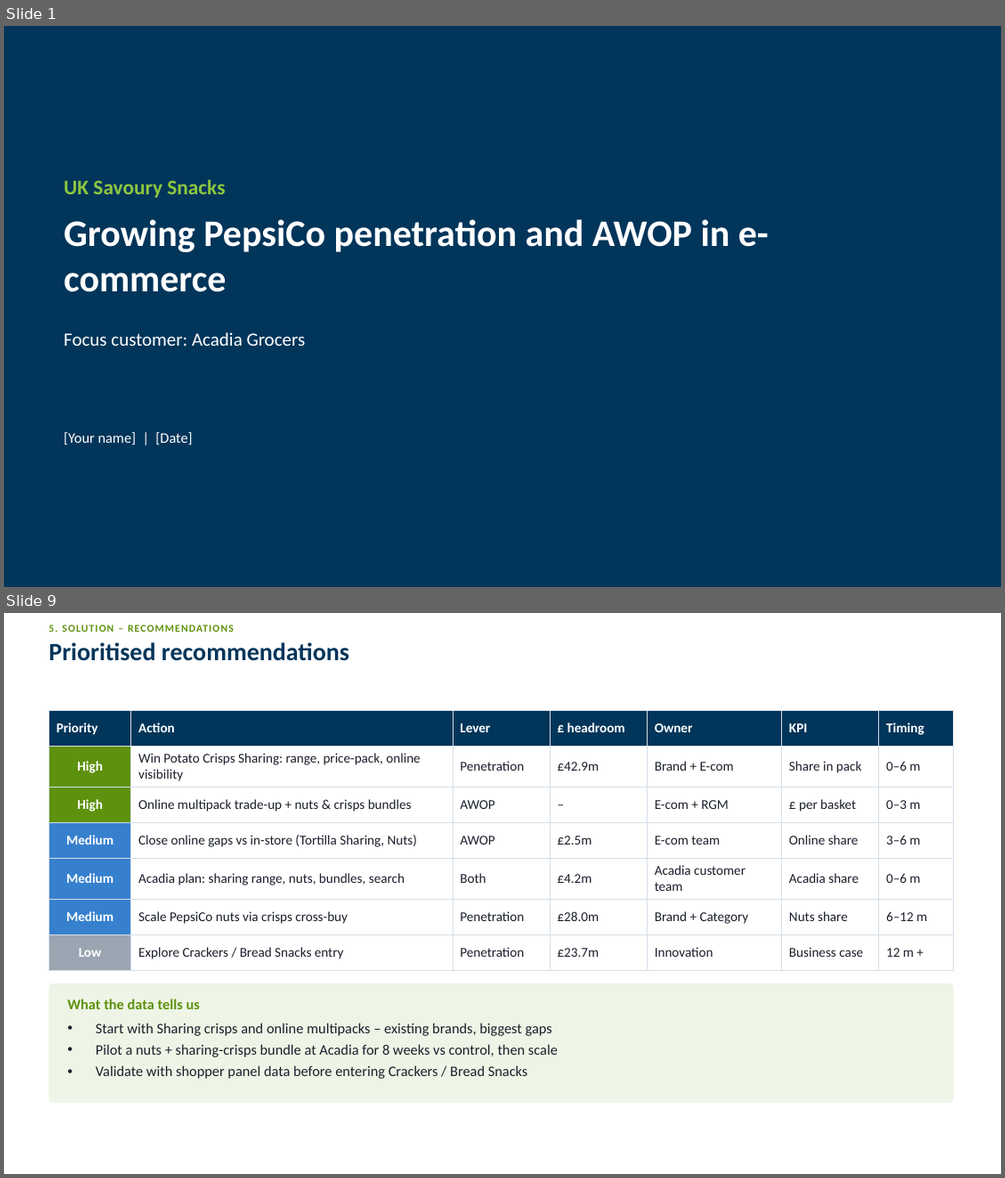
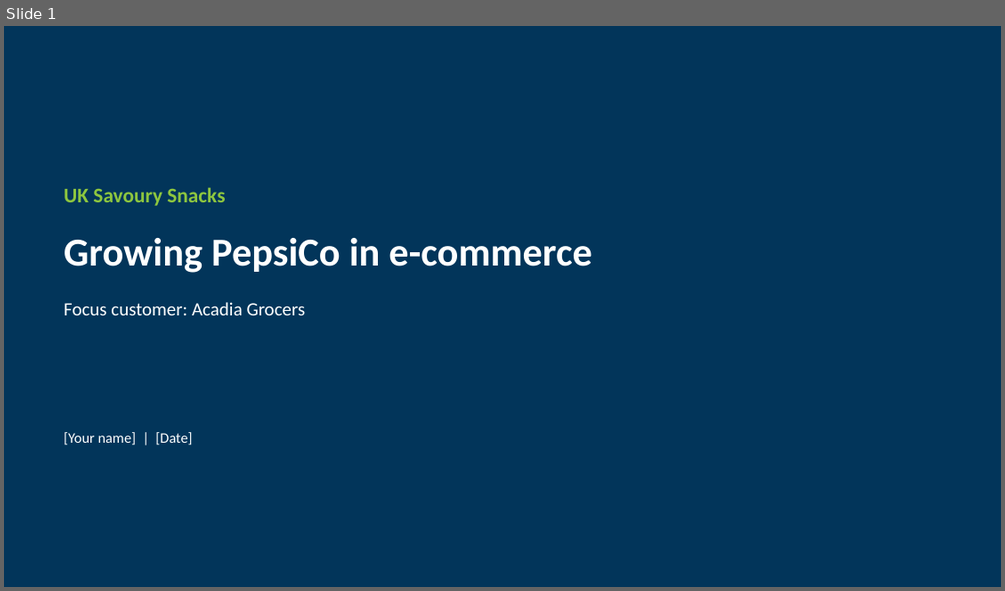
Before and after one commit to harshjunekumar/test-sample, a slide deck: case_study/PepsiCo_Savoury_Case_Study_Deck.pptx. Shown one above the other, each under a label of ours: slides 1 and 9 before the commit, slide 1 after it; the slides between them are not shown. The pictures are 1005x1178 and 1005x591 pixels, drawn with LibreOffice and Linux fonts; fonts in the diff are those of the drawing. Boxes give left, top, right and bottom in pixels: in the first picture for what was removed or moved away, otherwise in the second. Text is boxed around its words. In the diff, an @@ line names an element or a change of style, - is before the commit and + after.

```diff
--- a/case_study/PepsiCo_Savoury_Case_Study_Deck.pptx
+++ b/case_study/PepsiCo_Savoury_Case_Study_Deck.pptx
@@ slide 9 removed at (x1=4, y1=613, x2=1001, y2=1174), background #FFFFFF @@
@@ text removed at (x1=48, y1=625, x2=234, y2=632) @@
-5. SOLUTION – RECOMMENDATIONS
@@ title removed at (x1=48, y1=642, x2=349, y2=661) @@
-Prioritised recommendations
@@ table removed at (x1=48, y1=710, x2=954, y2=963), 7 rows, 7 columns @@
-Priority | Action | Lever | £ headroom | Owner | KPI | Timing
-High | Win Potato Crisps Sharing: range, price-pack, online visibility | Penetration | £42.9m | Brand + E-com | Share in pack | 0–6 m
-High | Online multipack trade-up + nuts & crisps bundles | AWOP | – | E-com + RGM | £ per basket | 0–3 m
-Medium | Close online gaps vs in-store (Tortilla Sharing, Nuts) | AWOP | £2.5m | E-com team | Online share | 3–6 m
-Medium | Acadia plan: sharing range, nuts, bundles, search | Both | £4.2m | Acadia customer team | Acadia share | 0–6 m
-Medium | Scale PepsiCo nuts via crisps cross-buy | Penetration | £28.0m | Brand + Category | Nuts share | 6–12 m
-Low | Explore Crackers / Bread Snacks entry | Penetration | £23.7m | Innovation | Business case | 12 m +
@@ rounded rectangle removed at (x1=48, y1=983, x2=954, y2=1103) @@
@@ text removed at (x1=67, y1=998, x2=200, y2=1009) @@
-What the data tells us
@@ text removed at (x1=96, y1=1022, x2=558, y2=1078) @@
-• Start with Sharing crisps and online multipacks – existing brands, biggest gaps
-• Pilot a nuts + sharing-crisps bundle at Acadia for 8 weeks vs control, then scale
-• Validate with shopper panel data before entering Crackers / Bread Snacks
@@ slide 1 changed as well @@
@@ text "UK Savoury Snacks" moved from (x1=64, y1=179, x2=225, y2=198) to (x1=64, y1=187, x2=225, y2=206) @@
@@ text at (x1=64, y1=238, x2=592, y2=273): text changed; size 36 to 38 pt @@
-Growing PepsiCo penetration and AWOP in e-commerce
+Growing PepsiCo in e-commerce
@@ text "Growing PepsiCo in e-commerce" at (x1=64, y1=238, x2=592, y2=273): vertical alignment top to middle @@
@@ text "Focus customer: Acadia Grocers" moved from (x1=64, y1=332, x2=306, y2=346) to (x1=64, y1=302, x2=306, y2=315) @@
```
Also in this commit, not shown: 6 other slides changed, 2 slides added, 1 other slide removed.
